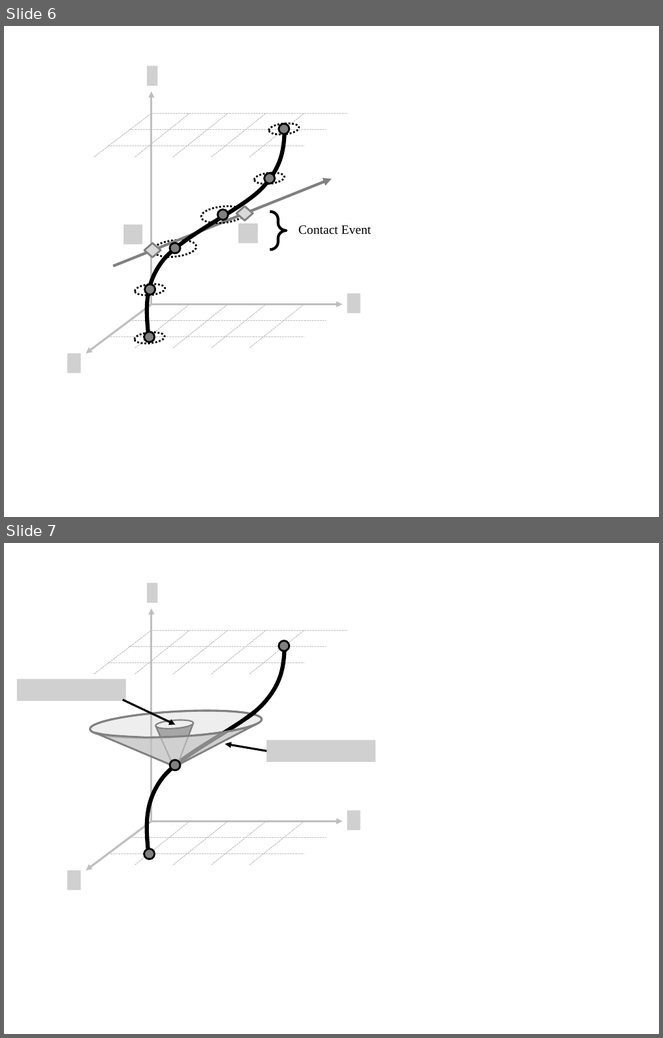
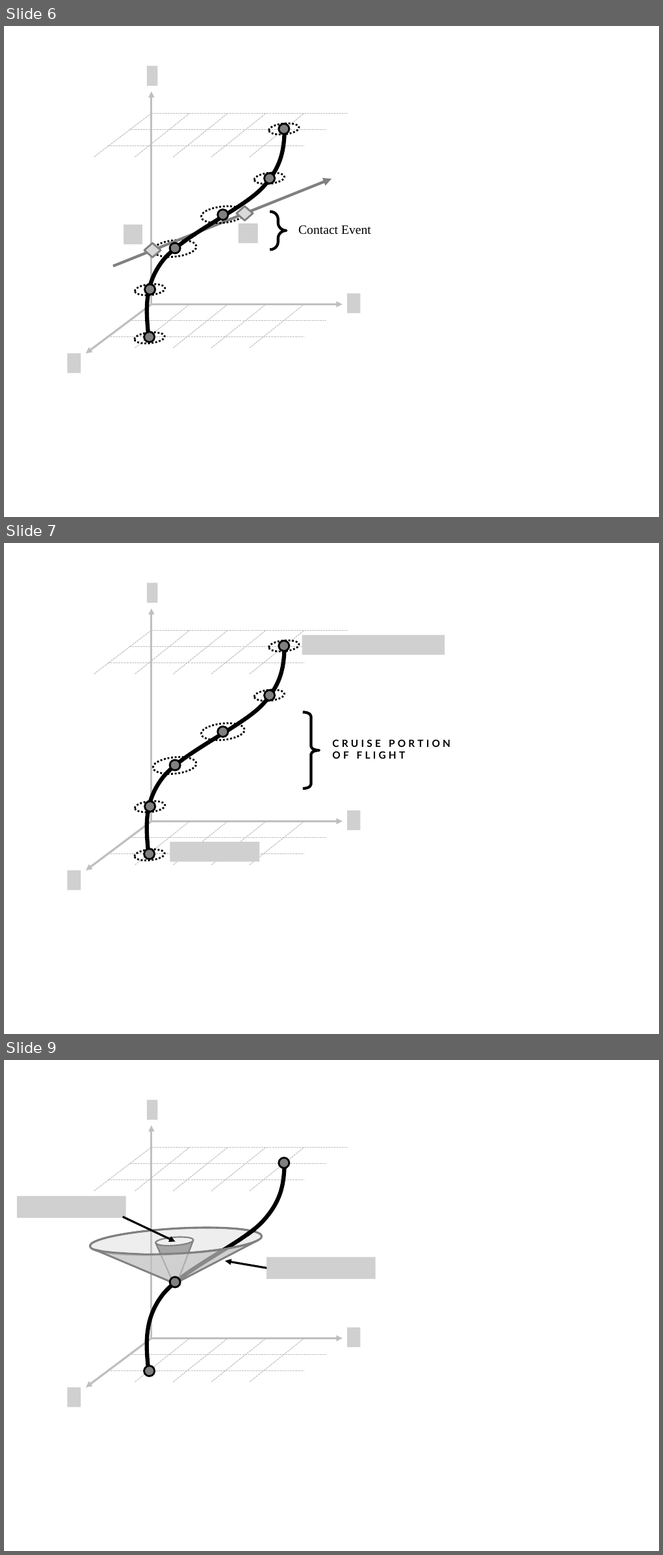
Before and after one commit to Leonardo767/aiaa2019-publication, a slide deck: docs/paper/figs/Diagrams.pptx. Shown one above the other, each under a label of ours: slides 6 and 7 before the commit, slides 6, 7 and 9 after it; the slides between them are not shown. The pictures are 663x1038 and 663x1555 pixels, drawn with LibreOffice and Linux fonts; fonts in the diff are those of the drawing; grey boxes stand for pictures. Boxes give left, top, right and bottom in pixels: in the first picture for what was removed or moved away, otherwise in the second. Text is boxed around its words. In the diff, an @@ line names an element or a change of style, - is before the commit and + after.

Commit message:
Presentation Commit 1

```diff
--- a/docs/paper/figs/Diagrams.pptx
+++ b/docs/paper/figs/Diagrams.pptx
@@ slide 7 added at [4, 543, 659, 1034], background #FFFFFF @@
@@ picture added at [147, 583, 157, 603] @@
@@ arrow added from (152, 821) to (152, 609), #BFBFBF 2.25 pt @@
@@ group added at [94, 630, 348, 674]: 8 lines @@
@@ ellipse added at [269, 639, 299, 653], outline #000000 2 pt dashed @@
@@ picture added at [302, 635, 445, 655] @@
@@ freeform shape added at [147, 647, 284, 854], outline #000000 4.5 pt @@
@@ ellipse added at [278, 641, 289, 651], fill #808080, outline #000000 2 pt @@
@@ ellipse added at [254, 688, 285, 702], outline #000000 2 pt dashed @@
@@ ellipse added at [264, 691, 274, 701], fill #808080, outline #000000 2 pt @@
@@ right brace added at [303, 712, 319, 789], outline #000000 3 pt @@
@@ ellipse added at [200, 722, 246, 743], outline #000000 2 pt dashed @@
@@ ellipse added at [218, 726, 228, 737], fill #808080, outline #000000 2 pt @@
@@ ellipse added at [152, 755, 197, 776], outline #000000 2 pt dashed @@
@@ text added at [332, 739, 451, 759], 11 pt, text #000000, bold @@
+CRUISE PORTION OF FLIGHT
@@ ellipse added at [170, 760, 180, 771], fill #808080, outline #000000 2 pt @@
@@ ellipse added at [135, 800, 166, 814], outline #000000 2 pt dashed @@
@@ ellipse added at [145, 801, 155, 811], fill #808080, outline #000000 2 pt @@
@@ picture added at [347, 810, 360, 830] @@
@@ arrow added from (152, 821) to (86, 871), #BFBFBF 2.25 pt @@
@@ arrow added from (152, 821) to (343, 821), #BFBFBF 2.25 pt @@
@@ group added at [107, 821, 326, 865]: 6 lines @@
@@ ellipse added at [134, 848, 165, 861], outline #000000 2 pt dashed @@
@@ ellipse added at [144, 849, 155, 860], fill #808080, outline #000000 2 pt @@
@@ picture added at [170, 842, 259, 861] @@
@@ picture added at [68, 871, 81, 890] @@
@@ what was slide 7 is now slide 9 @@
```
Also in this commit, not shown: 1 other slide added, 1 other file.
